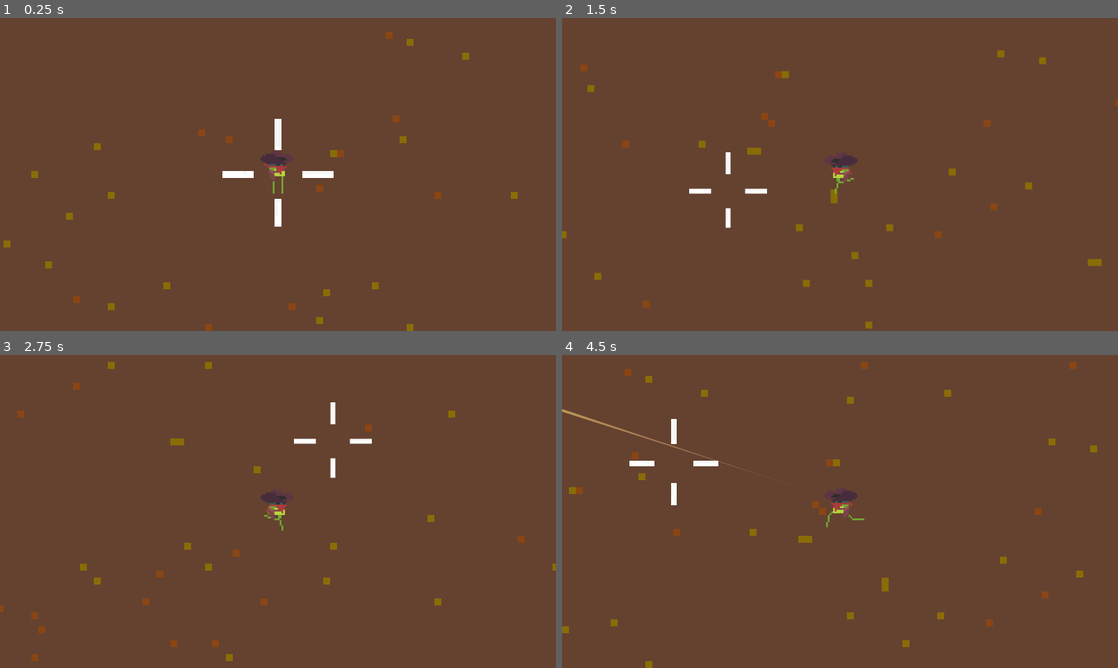
Above: before the commit, frames 1-4 (two rows, left to right).
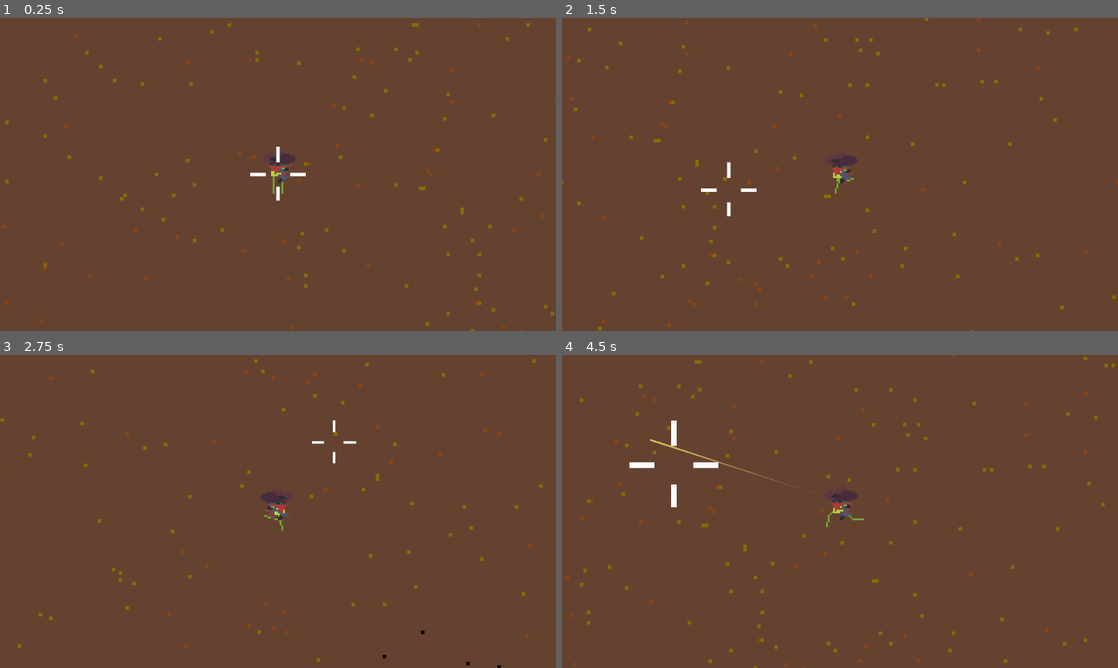
Above: after the commit, the same moments.

Repository: Niimphu/quickdraw
Game: Godot game, scene res://test.tscn
The game is run twice, just before and just after one commit, with the same random seed, the same clock (stepped at 60 frames per second) and the same inputs. The engine's default icon, where the game draws it, is replaced by a stand-in: a white triangle on a blue panel in a dark square.
Inputs (mouse positions are in pixels of both pictures, inside the frame that each line leads up to):
- Up to frame 1 (0.25 s): no input
- Up to frame 2 (1.5 s): tap Enter at 0.5 s; hold D (right) 0.53-1.28 s; hold Space (roll) 0.53-1.28 s; move the mouse to (728, 190) at 1.27 s; hold S (down) from 1.28 s (still down); tap Space (roll) at 1.35 s
- Up to frame 3 (2.75 s): move the mouse to (333, 442) at 2.02 s; release S (down) at 2.03 s; press the mouse at (333, 442) at 2.03 s; hold D (right) from 2.03 s (still down); tap Space (roll) at 2.3 s
- Up to frame 4 (4.5 s): move the mouse to (812, 574) at 2.77 s; release D (right) at 2.78 s; release the mouse at (812, 574) at 2.78 s; hold W (up) 2.78-3.53 s; tap Space (roll) at 2.85 s; move the mouse to (1006, 558) at 3.52 s; hold Space (roll) 3.53-4.28 s; hold A (left) from 3.53 s (still down); move the mouse to (673, 464) at 4.27 s; click (673, 464) at 4.35 s

The runs differ from the first frame. In frame 1, 2.0% of the frame differs, in the area x 0-100%, y 1-100%; in frame 2, 1.7%; in frame 3, 1.7%; in frame 4, 2.1%, in the area x 0-100%, y 0-100%.

Commit message:
fix player size

Diff:
--- a/player.gd
+++ b/player.gd
@@ -7,13 +7,14 @@
 @export var RollCooldown: Timer
 @export var RollTime: Timer
 @export var Sprite : Sprite2D
+@export var HolsteredGunSprite : Sprite2D
 @export var AnimPlay : AnimationPlayer
 @export var AnimTree : AnimationTree
 
 @export_category("Stats")
-@export var move_speed: int = 80
-@export var roll_speed: int = 300
-@export var focus_walk_speed_modifier := 0.4
+@export var move_speed: int = 150
+@export var roll_speed: int = 500
+@export var focus_walk_speed_modifier := 0.2
 @export var base_accuracy_degrees: int = 10
 
 var base_accuracy := deg_to_rad(base_accuracy_degrees)
@@ -40,14 +41,6 @@
 	FocusFireWindow.timeout.connect(_on_focus_fire_window_timeout)
 	RollTime.timeout.connect(_on_roll_time_timeout)
 	AnimTree.active = true
-
-
-func _process(delta: float) -> void:
-	var look_left: bool = get_global_mouse_position().x < global_position.x
-	var walk_left: bool = direction.x < 0
-
-	Sprite.flip_h = look_left
-	reversing = walk_left != look_left
 
 
 func _physics_process(_delta: float) -> void:
@@ -60,6 +53,23 @@
 
 	move_and_slide()
 	update_animation_params(direction)
+	flippage()
+
+
+var look_left: bool = false
+var walk_left: bool = false
+
+func flippage() -> void:
+	var dead_zone := 0.5
+	var dx := get_global_mouse_position().x - global_position.x
+	if abs(dx) < dead_zone:
+		return
+	look_left = dx < 0
+	walk_left = direction.x < 0
+	reversing = walk_left != look_left
+
+	Sprite.flip_h = look_left
+	HolsteredGunSprite.flip_h = look_left
 
 
 func update_animation_params(direction: Vector2) -> void:
--- a/player.tscn
+++ b/player.tscn
@@ -2,17 +2,31 @@
 
 [ext_resource type="Script" uid="uid://k8h28xugd8ac" path="res://player.gd" id="1_onrkg"]
 [ext_resource type="Texture2D" uid="uid://c0shn62rkdvya" path="res://img/Frog.png" id="2_i3pqv"]
+[ext_resource type="Texture2D" uid="uid://b8k66723tw218" path="res://img/HolsteredGun.png" id="3_hqtel"]
 [ext_resource type="PackedScene" uid="uid://dlxbvnabudhlm" path="res://revolver.tscn" id="3_i3pqv"]
+[ext_resource type="Texture2D" uid="uid://bawgy18oyoqhy" path="res://img/Gun.png" id="5_sweqy"]
 
 [sub_resource type="Animation" id="Animation_i3pqv"]
 length = 0.001
 tracks/0/type = "value"
 tracks/0/imported = false
 tracks/0/enabled = true
-tracks/0/path = NodePath("Sprite2D:frame")
-tracks/0/interp = 1
-tracks/0/loop_wrap = true
-tracks/0/keys = {
+tracks/0/path = NodePath("Frog:frame")
+tracks/0/interp = 1
+tracks/0/loop_wrap = true
+tracks/0/keys = {
+"times": PackedFloat32Array(0),
+"transitions": PackedFloat32Array(1),
+"update": 1,
+"values": [0]
+}
+tracks/1/type = "value"
+tracks/1/imported = false
+tracks/1/enabled = true
+tracks/1/path = NodePath("Frog/HolsteredGun:frame")
+tracks/1/interp = 1
+tracks/1/loop_wrap = true
+tracks/1/keys = {
 "times": PackedFloat32Array(0),
 "transitions": PackedFloat32Array(1),
 "update": 1,
@@ -26,7 +40,7 @@
 tracks/0/type = "value"
 tracks/0/imported = false
 tracks/0/enabled = true
-tracks/0/path = NodePath("Sprite2D:frame")
+tracks/0/path = NodePath("Frog:frame")
 tracks/0/interp = 1
 tracks/0/loop_wrap = true
 tracks/0/keys = {
@@ -44,10 +58,22 @@
 tracks/0/type = "value"
 tracks/0/imported = false
 tracks/0/enabled = true
-tracks/0/path = NodePath("Sprite2D:frame")
-tracks/0/interp = 1
-tracks/0/loop_wrap = true
-tracks/0/keys = {
+tracks/0/path = NodePath("Frog:frame")
+tracks/0/interp = 1
+tracks/0/loop_wrap = true
+tracks/0/keys = {
+"times": PackedFloat32Array(0, 0.1, 0.2, 0.3, 0.4, 0.5),
+"transitions": PackedFloat32Array(1, 1, 1, 1, 1, 1),
+"update": 1,
+"values": [1, 2, 3, 4, 5, 6]
+}
+tracks/1/type = "value"
+tracks/1/imported = false
+tracks/1/enabled = true
+tracks/1/path = NodePath("Frog/HolsteredGun:frame")
+tracks/1/interp = 1
+tracks/1/loop_wrap = true
+tracks/1/keys = {
 "times": PackedFloat32Array(0, 0.1, 0.2, 0.3, 0.4, 0.5),
 "transitions": PackedFloat32Array(1, 1, 1, 1, 1, 1),
 "update": 1,
@@ -61,7 +87,7 @@
 tracks/0/type = "value"
 tracks/0/imported = false
 tracks/0/enabled = true
-tracks/0/path = NodePath("Sprite2D:frame")
+tracks/0/path = NodePath("Frog:frame")
 tracks/0/interp = 1
 tracks/0/loop_wrap = true
 tracks/0/keys = {
@@ -79,10 +105,22 @@
 tracks/0/type = "value"
 tracks/0/imported = false
 tracks/0/enabled = true
-tracks/0/path = NodePath("Sprite2D:frame")
-tracks/0/interp = 1
-tracks/0/loop_wrap = true
-tracks/0/keys = {
+tracks/0/path = NodePath("Frog:frame")
+tracks/0/interp = 1
+tracks/0/loop_wrap = true
+tracks/0/keys = {
+"times": PackedFloat32Array(0, 0.1, 0.2, 0.3, 0.4, 0.5, 0.6, 0.7),
+"transitions": PackedFloat32Array(1, 1, 1, 1, 1, 1, 1, 1),
+"update": 1,
+"values": [20, 21, 22, 23, 24, 25, 26, 27]
+}
+tracks/1/type = "value"
+tracks/1/imported = false
+tracks/1/enabled = true
+tracks/1/path = NodePath("Frog/HolsteredGun:frame")
+tracks/1/interp = 1
+tracks/1/loop_wrap = true
+tracks/1/keys = {
 "times": PackedFloat32Array(0, 0.1, 0.2, 0.3, 0.4, 0.5, 0.6, 0.7),
 "transitions": PackedFloat32Array(1, 1, 1, 1, 1, 1, 1, 1),
 "update": 1,
@@ -97,10 +135,22 @@
 tracks/0/type = "value"
 tracks/0/imported = false
 tracks/0/enabled = true
-tracks/0/path = NodePath("Sprite2D:frame")
-tracks/0/interp = 1
-tracks/0/loop_wrap = true
-tracks/0/keys = {
+tracks/0/path = NodePath("Frog:frame")
+tracks/0/interp = 1
+tracks/0/loop_wrap = true
+tracks/0/keys = {
+"times": PackedFloat32Array(0, 0.100000024, 0.19999999, 0.3, 0.40000004, 0.50000006, 0.59999996, 0.7),
+"transitions": PackedFloat32Array(1, 1, 1, 1, 1, 1, 1, 1),
+"update": 1,
+"values": [27, 26, 25, 24, 23, 22, 21, 20]
+}
+tracks/1/type = "value"
+tracks/1/imported = false
+tracks/1/enabled = true
+tracks/1/path = NodePath("Frog/HolsteredGun:frame")
+tracks/1/interp = 1
+tracks/1/loop_wrap = true
+tracks/1/keys = {
 "times": PackedFloat32Array(0, 0.100000024, 0.19999999, 0.3, 0.40000004, 0.50000006, 0.59999996, 0.7),
 "transitions": PackedFloat32Array(1, 1, 1, 1, 1, 1, 1, 1),
 "update": 1,
@@ -115,10 +165,22 @@
 tracks/0/type = "value"
 tracks/0/imported = false
 tracks/0/enabled = true
-tracks/0/path = NodePath("Sprite2D:frame")
-tracks/0/interp = 1
-tracks/0/loop_wrap = true
-tracks/0/keys = {
+tracks/0/path = NodePath("Frog:frame")
+tracks/0/interp = 1
+tracks/0/loop_wrap = true
+tracks/0/keys = {
+"times": PackedFloat32Array(0, 0.09999999, 0.19999999, 0.3, 0.40000007, 0.50000006, 0.6000001, 0.70000005, 0.8000001, 0.90000004, 1.0006343, 1.1),
+"transitions": PackedFloat32Array(1, 1, 1, 1, 1, 1, 1, 1, 1, 1, 1, 1),
+"update": 1,
+"values": [8, 9, 10, 11, 12, 13, 14, 15, 16, 17, 18, 19]
+}
+tracks/1/type = "value"
+tracks/1/imported = false
+tracks/1/enabled = true
+tracks/1/path = NodePath("Frog/HolsteredGun:frame")
+tracks/1/interp = 1
+tracks/1/loop_wrap = true
+tracks/1/keys = {
 "times": PackedFloat32Array(0, 0.09999999, 0.19999999, 0.3, 0.40000007, 0.50000006, 0.6000001, 0.70000005, 0.8000001, 0.90000004, 1.0006343, 1.1),
 "transitions": PackedFloat32Array(1, 1, 1, 1, 1, 1, 1, 1, 1, 1, 1, 1),
 "update": 1,
@@ -133,10 +195,22 @@
 tracks/0/type = "value"
 tracks/0/imported = false
 tracks/0/enabled = true
-tracks/0/path = NodePath("Sprite2D:frame")
-tracks/0/interp = 1
-tracks/0/loop_wrap = true
-tracks/0/keys = {
+tracks/0/path = NodePath("Frog:frame")
+tracks/0/interp = 1
+tracks/0/loop_wrap = true
+tracks/0/keys = {
+"times": PackedFloat32Array(0, 0.100000024, 0.19999999, 0.3, 0.4, 0.5, 0.6, 0.6999999, 0.79999983, 0.9, 1, 1.1),
+"transitions": PackedFloat32Array(1, 1, 1, 1, 1, 1, 1, 1, 1, 1, 1, 1),
+"update": 1,
+"values": [19, 18, 17, 16, 15, 14, 13, 12, 11, 10, 9, 8]
+}
+tracks/1/type = "value"
+tracks/1/imported = false
+tracks/1/enabled = true
+tracks/1/path = NodePath("Frog/HolsteredGun:frame")
+tracks/1/interp = 1
+tracks/1/loop_wrap = true
+tracks/1/keys = {
 "times": PackedFloat32Array(0, 0.100000024, 0.19999999, 0.3, 0.4, 0.5, 0.6, 0.6999999, 0.79999983, 0.9, 1, 1.1),
 "transitions": PackedFloat32Array(1, 1, 1, 1, 1, 1, 1, 1, 1, 1, 1, 1),
 "update": 1,
@@ -251,14 +325,14 @@
 graph_offset = Vector2(-147.53036, 0)
 
 [sub_resource type="CapsuleShape2D" id="CapsuleShape2D_onrkg"]
-radius = 1.0
-height = 4.0
+radius = 2.0
+height = 8.0
 
 [sub_resource type="CapsuleShape2D" id="CapsuleShape2D_i3pqv"]
-radius = 3.0
-height = 12.0
-
-[node name="Player" type="CharacterBody2D" unique_id=1997606648 node_paths=PackedStringArray("Gun", "ChargeInterval", "FocusFireWindow", "RollCooldown", "RollTime", "Sprite", "AnimPlay", "AnimTree")]
+radius = 5.0
+height = 22.0
+
+[node name="Player" type="CharacterBody2D" unique_id=1997606648 node_paths=PackedStringArray("Gun", "ChargeInterval", "FocusFireWindow", "RollCooldown", "RollTime", "Sprite", "HolsteredGunSprite", "AnimPlay", "AnimTree")]
 y_sort_enabled = true
 collision_layer = 4
 motion_mode = 1
@@ -268,7 +342,8 @@
 FocusFireWindow = NodePath("Timers/FocusFireWindow")
 RollCooldown = NodePath("Timers/RollCooldown")
 RollTime = NodePath("Timers/RollTime")
-Sprite = NodePath("Sprite2D")
+Sprite = NodePath("Frog")
+HolsteredGunSprite = NodePath("Frog/HolsteredGun")
 AnimPlay = NodePath("AnimationPlayer")
 AnimTree = NodePath("AnimationPlayer/AnimationTree")
 
@@ -282,15 +357,19 @@
 anim_player = NodePath("..")
 parameters/conditions/idle = false
 
-[node name="Sprite2D" type="Sprite2D" parent="." unique_id=831062429]
-position = Vector2(0, -1)
-scale = Vector2(0.5, 0.5)
+[node name="Frog" type="Sprite2D" parent="." unique_id=831062429]
+position = Vector2(0, -2)
 texture = ExtResource("2_i3pqv")
 hframes = 5
 vframes = 10
 
+[node name="HolsteredGun" type="Sprite2D" parent="Frog" unique_id=1230923720]
+texture = ExtResource("3_hqtel")
+hframes = 5
+vframes = 10
+
 [node name="CollisionBox" type="CollisionShape2D" parent="." unique_id=72738737]
-position = Vector2(0, 5)
+position = Vector2(0, 10)
 rotation = 1.5707964
 shape = SubResource("CapsuleShape2D_onrkg")
 
@@ -302,7 +381,9 @@
 shape = SubResource("CapsuleShape2D_i3pqv")
 
 [node name="Revolver" parent="." unique_id=1662332232 instance=ExtResource("3_i3pqv")]
-position = Vector2(0, 5)
+
+[node name="Gun" type="Sprite2D" parent="Revolver" unique_id=1888658156]
+texture = ExtResource("5_sweqy")
 
 [node name="Timers" type="Node2D" parent="." unique_id=1403478543]
 
--- a/project.godot
+++ b/project.godot
@@ -21,10 +21,11 @@
 
 [display]
 
-window/size/viewport_width=160
-window/size/viewport_height=90
-window/size/window_width_override=1600
-window/size/window_height_override=900
+window/size/viewport_width=320
+window/size/viewport_height=180
+window/size/borderless=true
+window/size/window_width_override=1920
+window/size/window_height_override=1080
 window/stretch/mode="canvas_items"
 
 [input]
